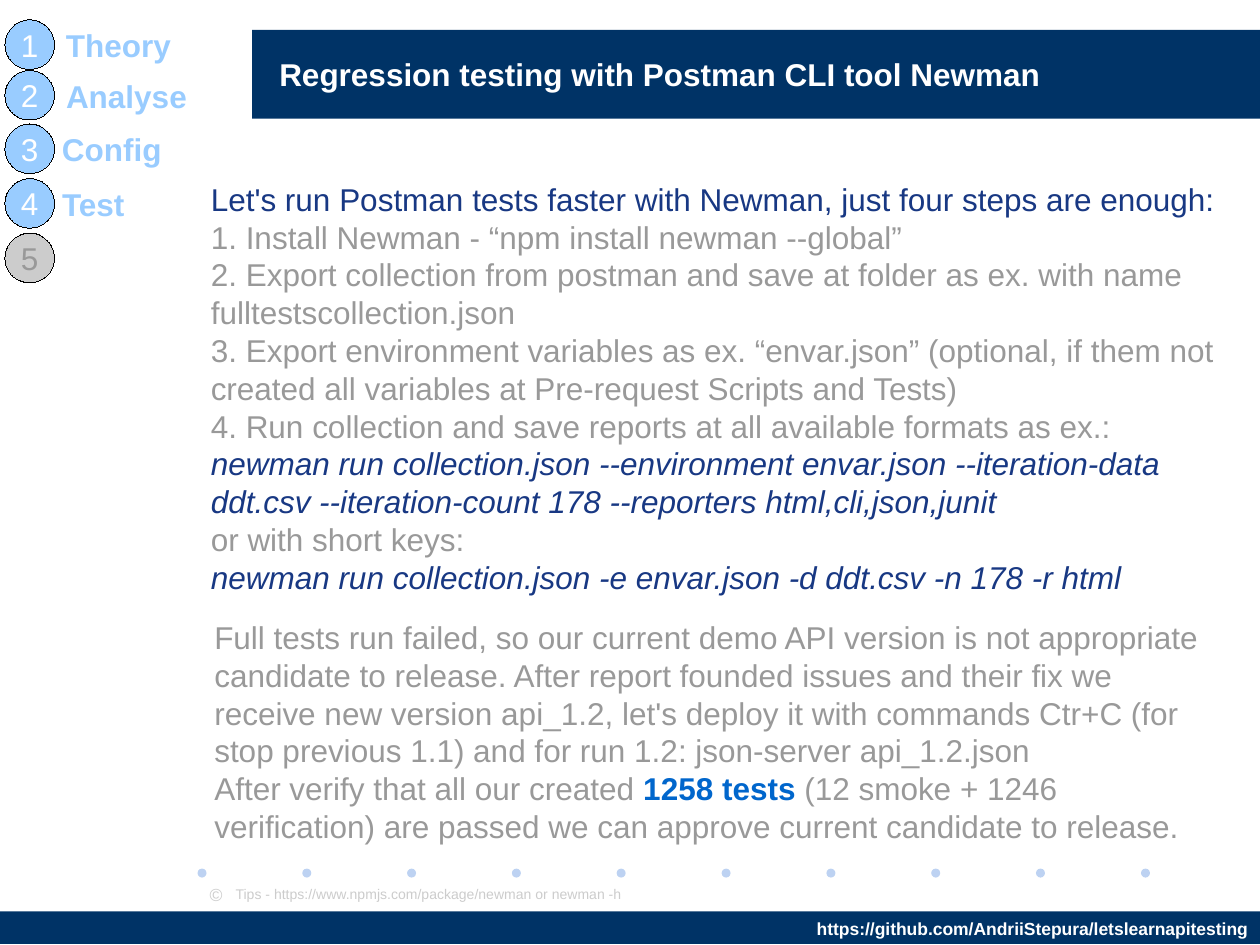
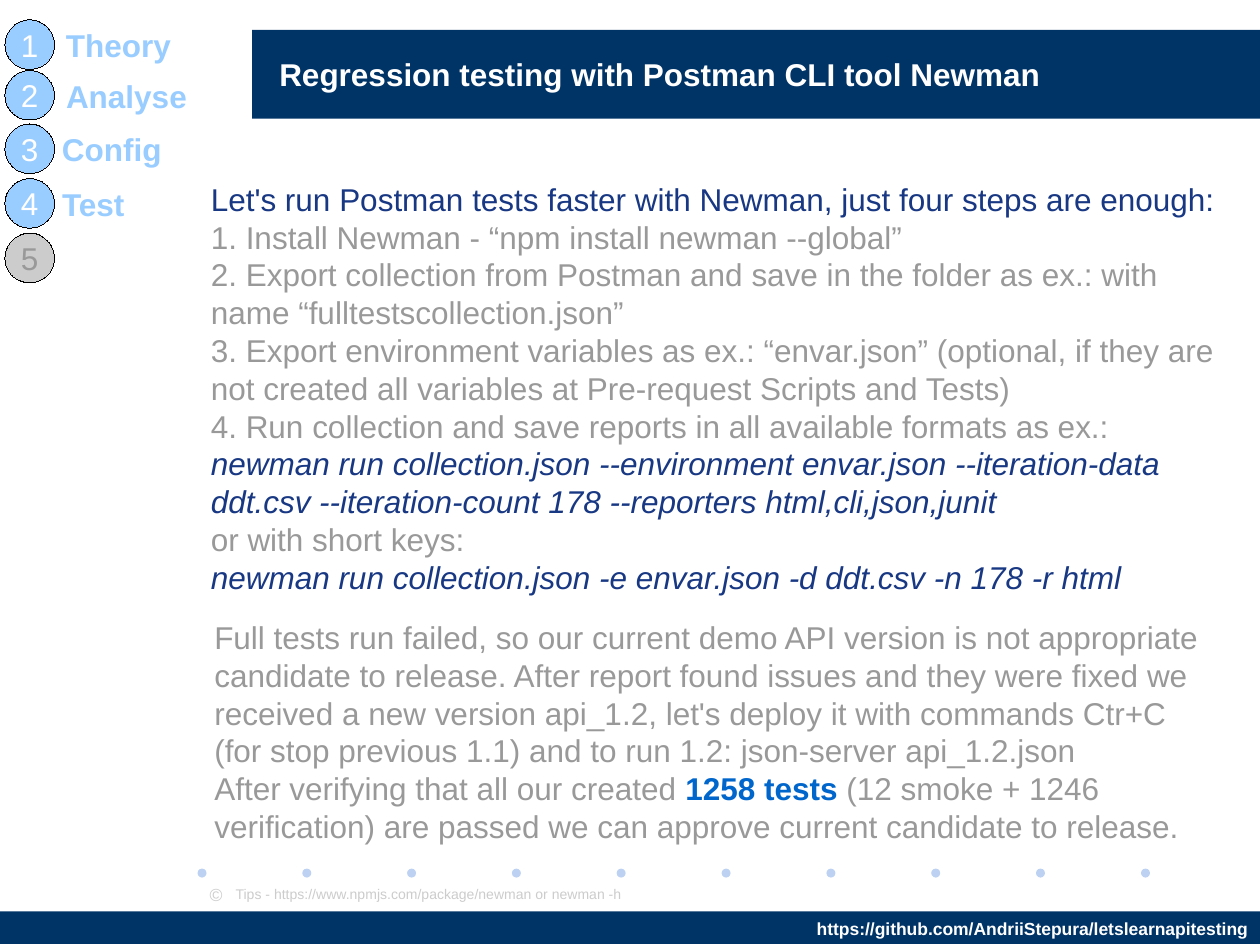
Before and after one commit to AndriiStepura/letslearnapitesting, a slide deck: slide 29 of StartTestingApiWithPostman.odp. Drawn at 1260x945 pixels with LibreOffice and Linux fonts; fonts in the diff are those of the drawing; background and template pictures are left out. Boxes give left, top, right and bottom in pixels: in the first picture for what was removed or moved away, otherwise in the second. Text is boxed around its words. In the diff, an @@ line names an element or a change of style, - is before the commit and + after.

Commit message:
James Wafer – Translation and grammar review https://www.linkedin.com/in/james-wafer-44712165/

```diff
--- a/StartTestingApiWithPostman.odp
+++ b/StartTestingApiWithPostman.odp
@@ text at <box>211,263,1214,444</box>: text changed @@
-2. Export collection from postman and save at folder as ex. with name fulltestscollection.json
-3. Export environment variables as ex. “envar.json” (optional, if them not created all variables at Pre-request Scripts and Tests)
-4. Run collection and save reports at all available formats as ex.:
+2. Export collection from Postman and save in the folder as ex.: with name “fulltestscollection.json”
+3. Export environment variables as ex.: “envar.json” (optional, if they are not created all variables at Pre-request Scripts and Tests)
+4. Run collection and save reports in all available formats as ex.:
@@ text at <box>214,626,1197,844</box>: text changed @@
-Full tests run failed, so our current demo API version is not appropriate candidate to release. After report founded issues and their fix we receive new version api_1.2, let's deploy it with commands Ctr+C (for stop previous 1.1) and for run 1.2: json-server api_1.2.json
-After verify that all our created 1258 tests (12 smoke + 1246 verification) are passed we can approve current candidate to release.
+Full tests run failed, so our current demo API version is not appropriate candidate to release. After report found issues and they were fixed we received a new version api_1.2, let's deploy it with commands Ctr+C (for stop previous 1.1) and to run 1.2: json-server api_1.2.json
+After verifying that all our created 1258 tests (12 smoke + 1246 verification) are passed we can approve current candidate to release.
```
Also in this commit, not shown: 22 other slides changed.
